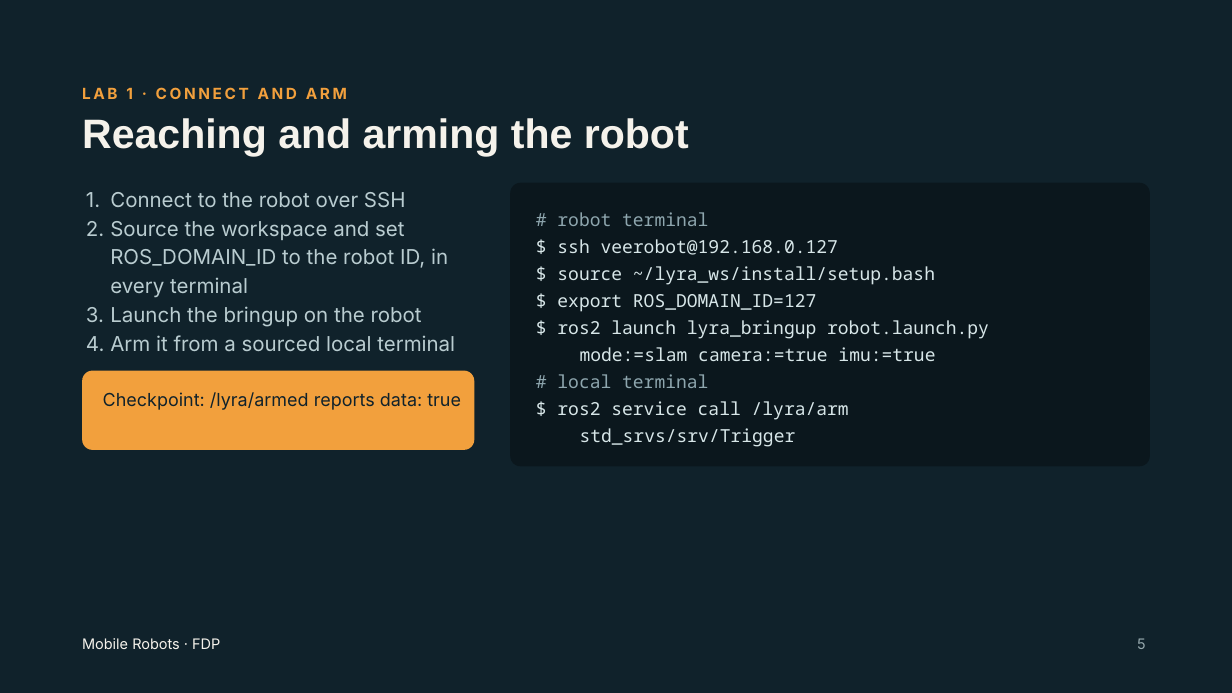
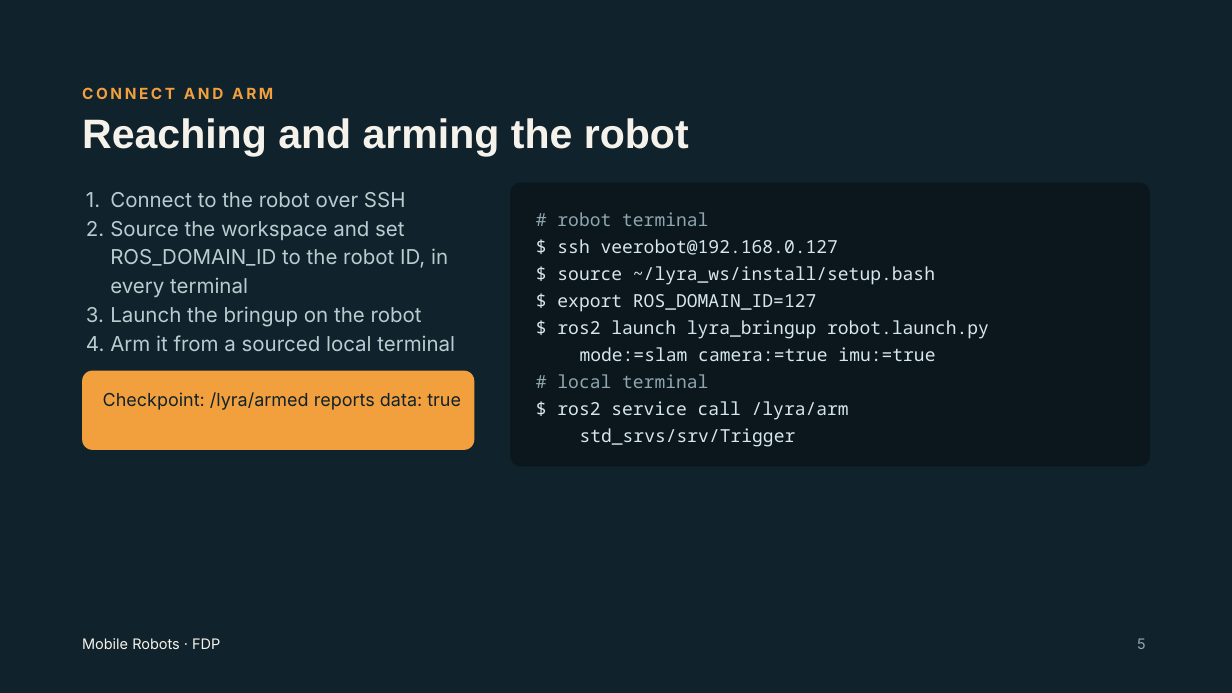
Before and after one commit to HariniSriraman/FDP-Mobile-Robot, a slide deck: slide 5 of FDP-MobileRobots.pptx. Drawn at 1232x693 pixels with LibreOffice and Linux fonts; fonts in the diff are those of the drawing. Boxes give left, top, right and bottom in pixels: in the first picture for what was removed or moved away, otherwise in the second. Text is boxed around its words. In the diff, an @@ line names an element or a change of style, - is before the commit and + after.

```diff
--- a/FDP-MobileRobots.pptx
+++ b/FDP-MobileRobots.pptx
@@ text at [82, 87, 273, 99]: text changed @@
-LAB 1 · CONNECT AND ARM
+CONNECT AND ARM
```
Also in this commit, not shown: 19 other slides changed, 3 slides removed.
